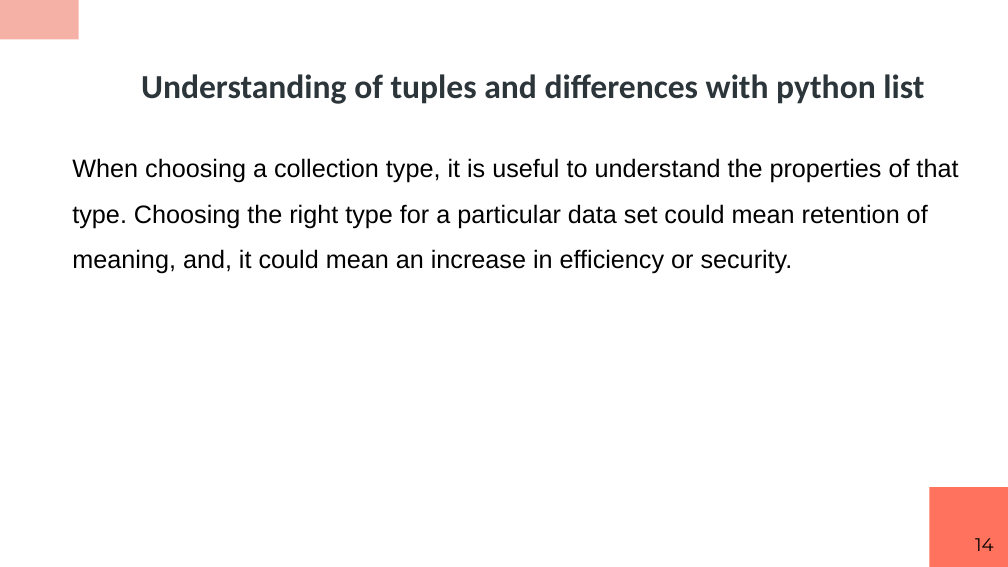
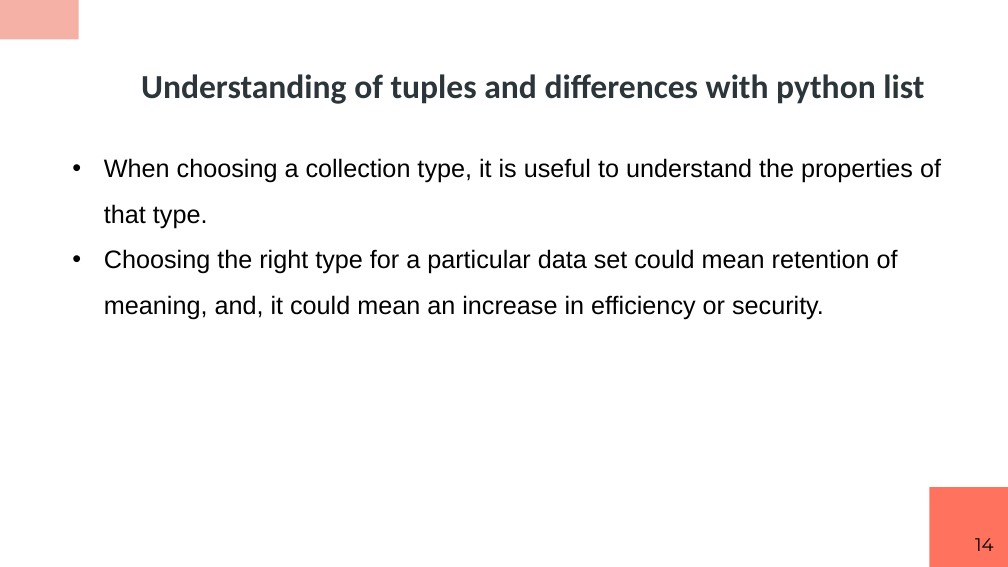
Before and after one commit to RashmivernekarN/ai_with_python_keonics, a slide deck: slide 14 of module2/ppt/Advanced Concepts Using Datastructures.pptx. Drawn at 1008x567 pixels with LibreOffice and Linux fonts; fonts in the diff are those of the drawing. Boxes give left, top, right and bottom in pixels: in the first picture for what was removed or moved away, otherwise in the second. Text is boxed around its words. In the diff, an @@ line names an element or a change of style, - is before the commit and + after.

Commit message:
PPT Updated on 23 Aug 2022

```diff
--- a/module2/ppt/Advanced Concepts Using Datastructures.pptx
+++ b/module2/ppt/Advanced Concepts Using Datastructures.pptx
@@ text at (104,158,941,319): text changed @@
-When choosing a collection type, it is useful to understand the properties of that type. Choosing the right type for a particular data set could mean retention of meaning, and, it could mean an increase in efficiency or security.
+• When choosing a collection type, it is useful to understand the properties of that type.
+• Choosing the right type for a particular data set could mean retention of meaning, and, it could mean an increase in efficiency or security.
```
Also in this commit, not shown: 4 other slides changed, 18 slides added, 2 other files.
